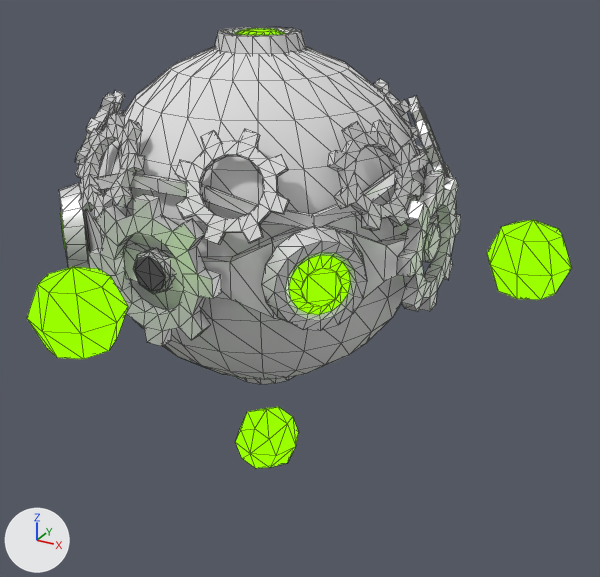
An edit to the glTF model lib/player/meshes/player.glb, drawn before and after from the same camera.
The view is the same before and after, from a 50 mm camera at (0.5, -0.817, 0.32) aimed at (0.082, -0.056, -0.061). Lighting does not change. The marker at lower left points along +X, +Y and +Z. The picture after the commit comes second. Mesh edges are drawn as thin lines. Where no turn or scale is listed for an object, it has been applied to the vertices. Vertices at exactly the same position are counted once.

Names of what the first picture shows: 'Base', 'BoltX', 'BoltY', 'CogY', 'CogY.001', 'CogsSmall', 'CogsSmall.001', 'CogsSmall.002', 'CogsSmall.003', 'Light', 'Light.001', 'Light.002', 'Light.004', 'Light.005', 'Orb', 'Orb.001', 'Orb.002', 'Ring', 'RingMinor'.
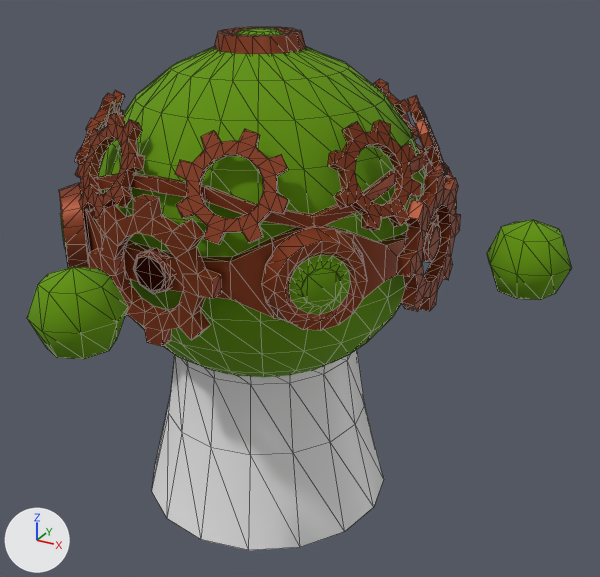
Commit message: Added player effects

Location of each change, (x1, y1, x2, y2) in pixels of the pictures (600 x 577 px):
'Base', recoloured (white to green)
    both: (98, 46, 426, 377)
'ForceField', added
    after: (152, 350, 384, 550)
'CogsSmall', recoloured (white to brown)
    both: (77, 112, 289, 245)
'CogY', recoloured (white to brown)
    both: (88, 195, 222, 346)
'Orb', recoloured (darker)
    both: (27, 267, 128, 359)
'Ring', recoloured
    both: (79, 164, 438, 321)
'CogsSmall.001', recoloured (white to brown)
    both: (328, 96, 449, 231)
'CogY.001', recoloured (white to brown)
    both: (396, 171, 461, 312)
'Orb.001', recoloured (darker)
    both: (487, 220, 572, 300)
'RingMinor', recoloured
    both: (81, 144, 431, 228)
'Orb.002', recoloured
    both: (235, 407, 299, 468)
'BoltY', recoloured
    both: (133, 248, 174, 294)
'CogsSmall.003', recoloured (white to brown)
    both: (75, 90, 125, 178)
'BoltX', recoloured (white to brown)
    both: (423, 222, 441, 263)
'CogsSmall.002', recoloured (white to brown)
    both: (374, 79, 418, 140)
part 1 of me_cylinder_011, recoloured
    before: (59, 27, 457, 384)
    after: (59, 27, 457, 331)
part 2 of me_cylinder_011, recoloured
    both: (60, 28, 351, 315)

What changed in the scene script:
```text
Change me_sphere_004:
    where me_sphere_004.from_pydata(...)  # 26 vertices, 48 faces; spans x -0.0444..0.0444, y -0.0444..0.0444, z -0.0444..0.0444
    remove me_sphere_004.materials.append(mat_light)  # black #000000, glowing green #9aff00
    add me_sphere_004.materials.append(mat_mat_swirl)  # green #699d00
Change me_sphere_003:
    where me_sphere_003.from_pydata(...)  # 26 vertices, 48 faces; spans x -0.0444..0.0444, y -0.0444..0.0444, z -0.0444..0.0444
    remove me_sphere_003.materials.append(mat_light)  # black #000000, glowing green #9aff00
    add me_sphere_003.materials.append(mat_mat_swirl)  # green #699d00
Change me_sphere_005:
    where me_sphere_005.from_pydata(...)  # 26 vertices, 48 faces; spans x -0.0444..0.0444, y -0.0444..0.0444, z -0.0444..0.0444
    remove me_sphere_005.materials.append(mat_light)  # black #000000, glowing green #9aff00
    add me_sphere_005.materials.append(mat_mat_swirl)  # green #699d00
Change me_cylinder_001:
    where me_cylinder_001.from_pydata(...)  # 96 vertices, 192 faces; spans x -0.078..0.078, y -0.007..0.007, z -0.078..0.078
    remove me_cylinder_001.materials.append(mat_brass)  # white #e7e7e7
    add me_cylinder_001.materials.append(mat_mat_brass)  # brown #8a3c19
Change me_cylinder_002:
    where me_cylinder_002.from_pydata(...)  # 96 vertices, 192 faces; spans x -0.007..0.007, y -0.078..0.078, z -0.078..0.078
    remove me_cylinder_002.materials.append(mat_brass)  # white #e7e7e7
    add me_cylinder_002.materials.append(mat_mat_brass)  # brown #8a3c19
Change me_basesphere:
    where me_basesphere.from_pydata(...)  # 266 vertices, 528 faces; spans x -0.2..0.2, y -0.2..0.2, z -0.2..0.2
    remove me_basesphere.materials.append(mat_crystal)  # white #e7e7e7
    add me_basesphere.materials.append(mat_mat_swirl)  # green #699d00
Change me_cylinder_005:
    where me_cylinder_005.from_pydata(...)  # 24 vertices, 44 faces; spans x -0.0232..0.0232, y -0.2184..-0.2048, z -0.0232..0.0232
    remove me_cylinder_005.materials.append(mat_brass)  # white #e7e7e7
    add me_cylinder_005.materials.append(mat_mat_brass)  # brown #8a3c19
Change me_cylinder_006:
    where me_cylinder_006.from_pydata(...)  # 36 vertices, 88 faces; spans x -0.0232..0.0232, y -0.2184..-0.2048, z -0.0232..0.0232
    remove me_cylinder_006.materials.append(mat_brass)  # white #e7e7e7
    add me_cylinder_006.materials.append(mat_mat_brass)  # brown #8a3c19
Change me_cylinder_007:
    where me_cylinder_007.from_pydata(...)  # 192 vertices, 384 faces; spans x -0.129..0.129, y -0.213..-0.144, z 0.038..0.142
    remove me_cylinder_007.materials.append(mat_brass)  # white #e7e7e7
    add me_cylinder_007.materials.append(mat_mat_brass)  # brown #8a3c19
Change me_cylinder_008:
    where me_cylinder_008.from_pydata(...)  # 192 vertices, 384 faces; spans x 0.144..0.213, y -0.129..0.129, z 0.038..0.142
    remove me_cylinder_008.materials.append(mat_brass)  # white #e7e7e7
    add me_cylinder_008.materials.append(mat_mat_brass)  # brown #8a3c19
Change me_cylinder_009:
    where me_cylinder_009.from_pydata(...)  # 192 vertices, 384 faces; spans x -0.129..0.129, y 0.144..0.213, z 0.038..0.142
    remove me_cylinder_009.materials.append(mat_brass)  # white #e7e7e7
    add me_cylinder_009.materials.append(mat_mat_brass)  # brown #8a3c19
Change me_cylinder_010:
    where me_cylinder_010.from_pydata(...)  # 192 vertices, 384 faces; spans x -0.213..-0.144, y -0.129..0.129, z 0.038..0.142
    remove me_cylinder_010.materials.append(mat_brass)  # white #e7e7e7
    add me_cylinder_010.materials.append(mat_mat_brass)  # brown #8a3c19
Change me_cylinder_011:
    where me_cylinder_011.from_pydata(...)  # 80 vertices, 156 faces; spans x -0.0532..0.0532, y -0.0532..0.0532, z -0.0182..0.0058
    used by ob_light; parent = ob_base; location = (0.162, -0.162, 0.0); rotation_euler = (0.785, 1.571, 0.0), in degrees (45, 90, 0)
    me_cylinder_011 part 1: all 110 faces that had it switch from mat_brass (white #e7e7e7) to mat_mat_brass (brown #8a3c19)
    me_cylinder_011 part 2: all 46 faces that had it switch from mat_light (black #000000, glowing green #9aff00) to mat_mat_swirl (green #699d00)
Change me_cylinder_012:
    where me_cylinder_012.from_pydata(...)  # 128 vertices, 256 faces; spans x -0.211..0.211, y -0.211..0.211, z -0.055..0.055
    remove me_cylinder_012.materials.append(mat_brass)  # white #e7e7e7
    add me_cylinder_012.materials.append(mat_mat_brass)  # brown #8a3c19
Change me_cylinder_013:
    where me_cylinder_013.from_pydata(...)  # 96 vertices, 192 faces; spans x -0.196..0.196, y -0.196..0.196, z -0.036..0.007
    remove me_cylinder_013.materials.append(mat_brass)  # white #e7e7e7
    add me_cylinder_013.materials.append(mat_mat_brass)  # brown #8a3c19
Add ob_forcefield:
    ob_forcefield = bpy.data.objects.new('ForceField', me_cylinder)  # 64 vertices, 96 faces; spans x -0.16..0.16, y -0.16..0.16, z -0.119..0.115; in mat_mat_internal_orb (white #e7e7e7)
    ob_forcefield.location = (0.0, 0.0, -0.257)
```
